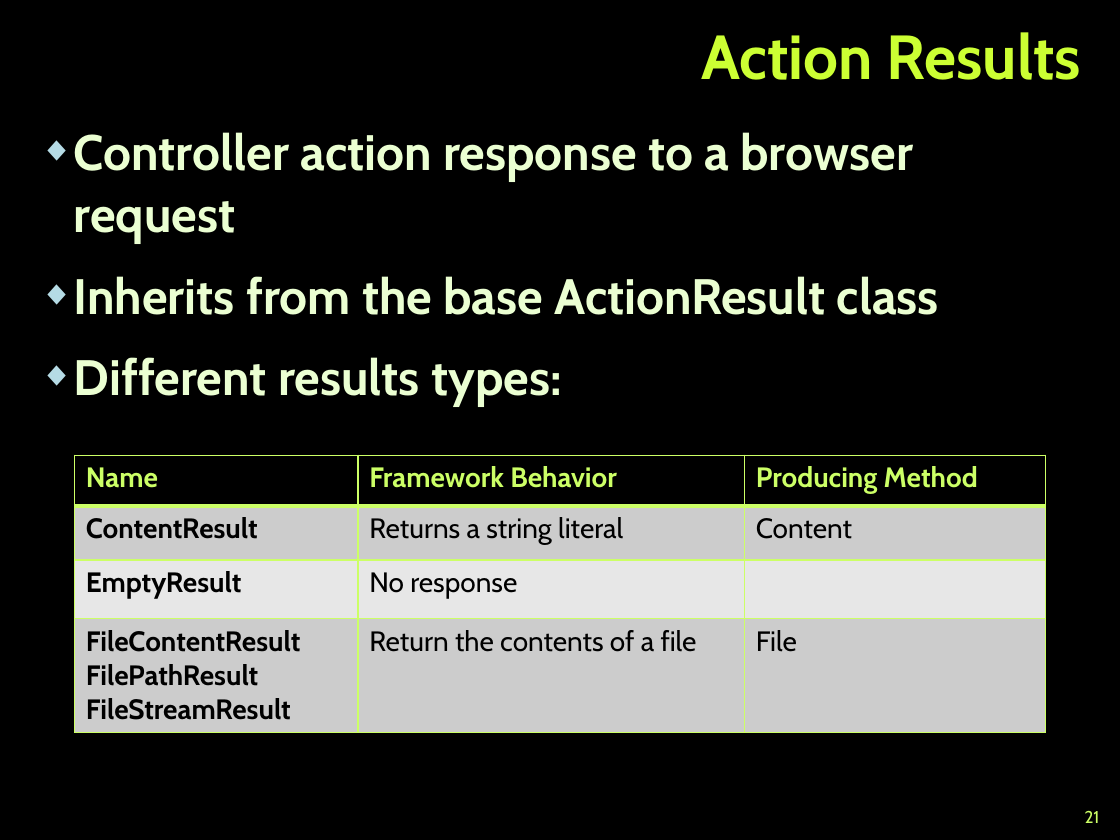
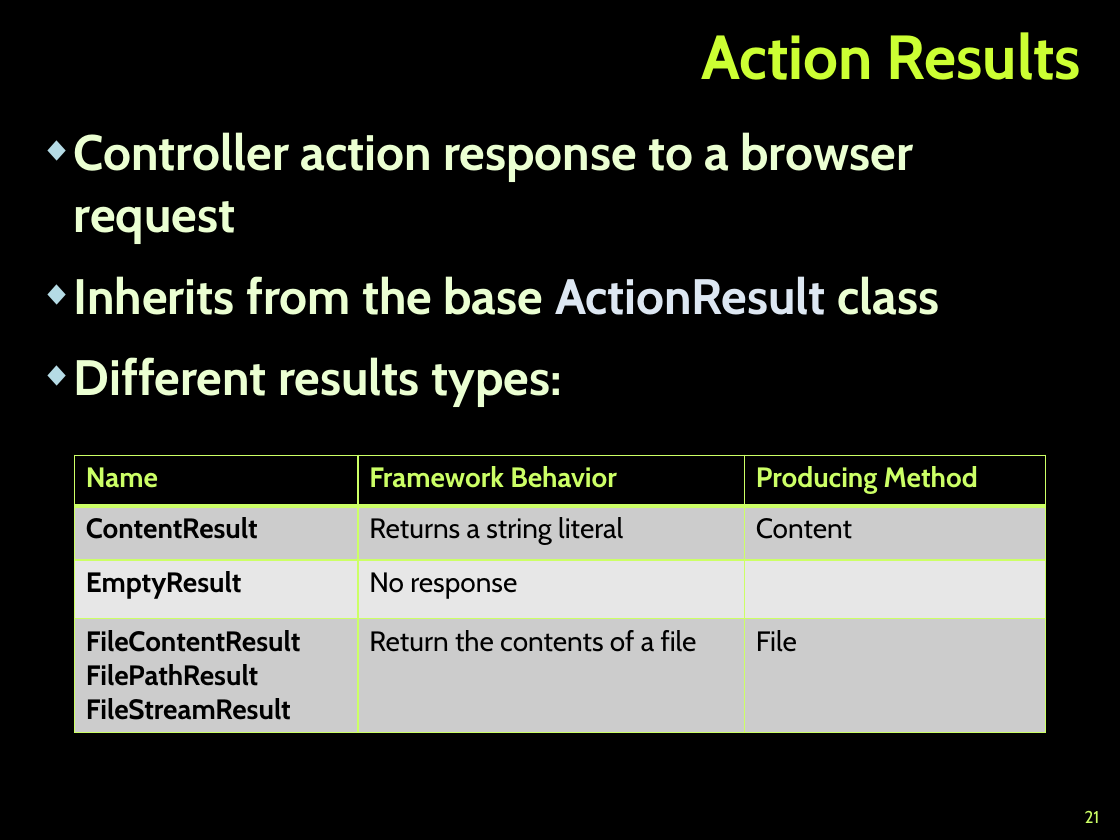
Before and after one commit to TelerikAcademy/ASP.NET-MVC, a slide deck: slide 21 of 02. ASP.NET-MVC-Essentials/ASP.NET MVC Essentials.pptx. Drawn at 1120x840 pixels with LibreOffice and Linux fonts; fonts in the diff are those of the drawing; background and template pictures are left out. Boxes give left, top, right and bottom in pixels: in the first picture for what was removed or moved away, otherwise in the second. Text is boxed around its words. In the diff, an @@ line names an element or a change of style, - is before the commit and + after.

```diff
--- a/02. ASP.NET-MVC-Essentials/ASP.NET MVC Essentials.pptx
+++ b/02. ASP.NET-MVC-Essentials/ASP.NET MVC Essentials.pptx
@@ text at <box>74,276,939,315</box>: text colour #EBFFD2 to #DDE7F2 in "ActionResult" @@
```
Also in this commit, not shown: 6 other slides changed.
